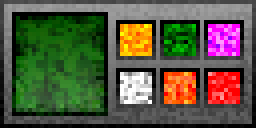
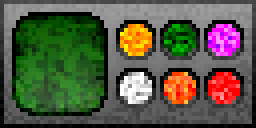
Layers edited between the first and the second 256 x 128 image:
painted on "Layer 1 copy 11" over left=120, top=24, right=152, bottom=56
painted on "Layer 1 copy 8" over left=208, top=72, right=240, bottom=104
painted on "Layer 1 copy 7" over left=164, top=72, right=196, bottom=104
painted on "Layer 1 copy 10" over left=164, top=24, right=196, bottom=56
painted on "Layer 1 copy 9" over left=208, top=24, right=240, bottom=56
painted on "Layer 1 copy 6" over left=120, top=72, right=152, bottom=104
painted on "Layer 1 copy 5" (1st of 3, in "Group 1") over left=204, top=68, right=244, bottom=108
painted on "Layer 1 copy 5" (2nd of 3, in "Group 1") over left=160, top=68, right=200, bottom=108
painted on "Layer 1 copy 5" (3rd of 3, in "Group 1") over left=116, top=68, right=156, bottom=108
painted on "Layer 1 copy 4" over left=204, top=20, right=244, bottom=60
painted on "Layer 1 copy 3" over left=160, top=20, right=200, bottom=60
painted on "Layer 1 copy 2" over left=116, top=20, right=156, bottom=60
painted on "Layer 1 copy" over left=12, top=12, right=108, bottom=116
